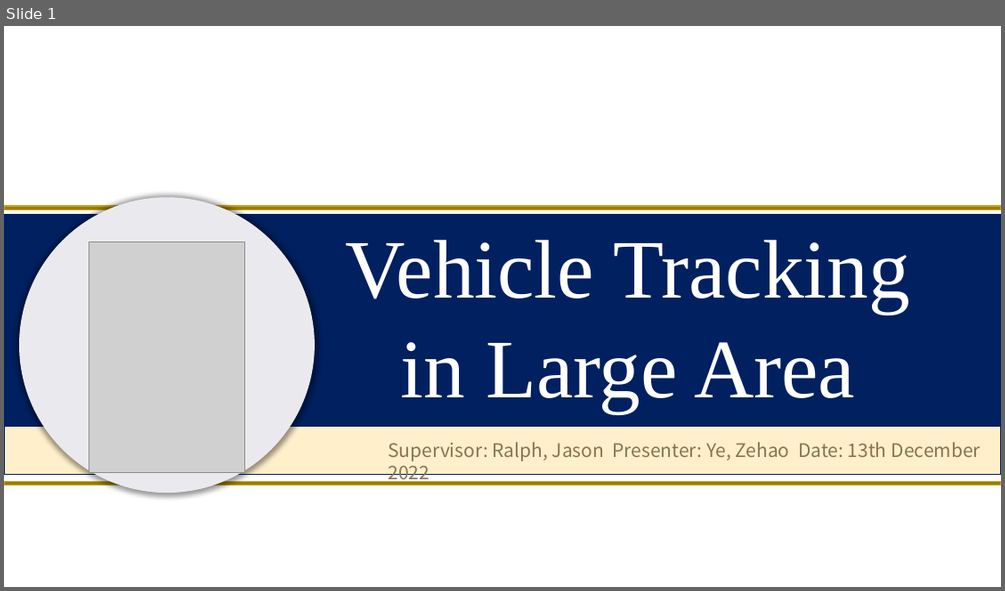
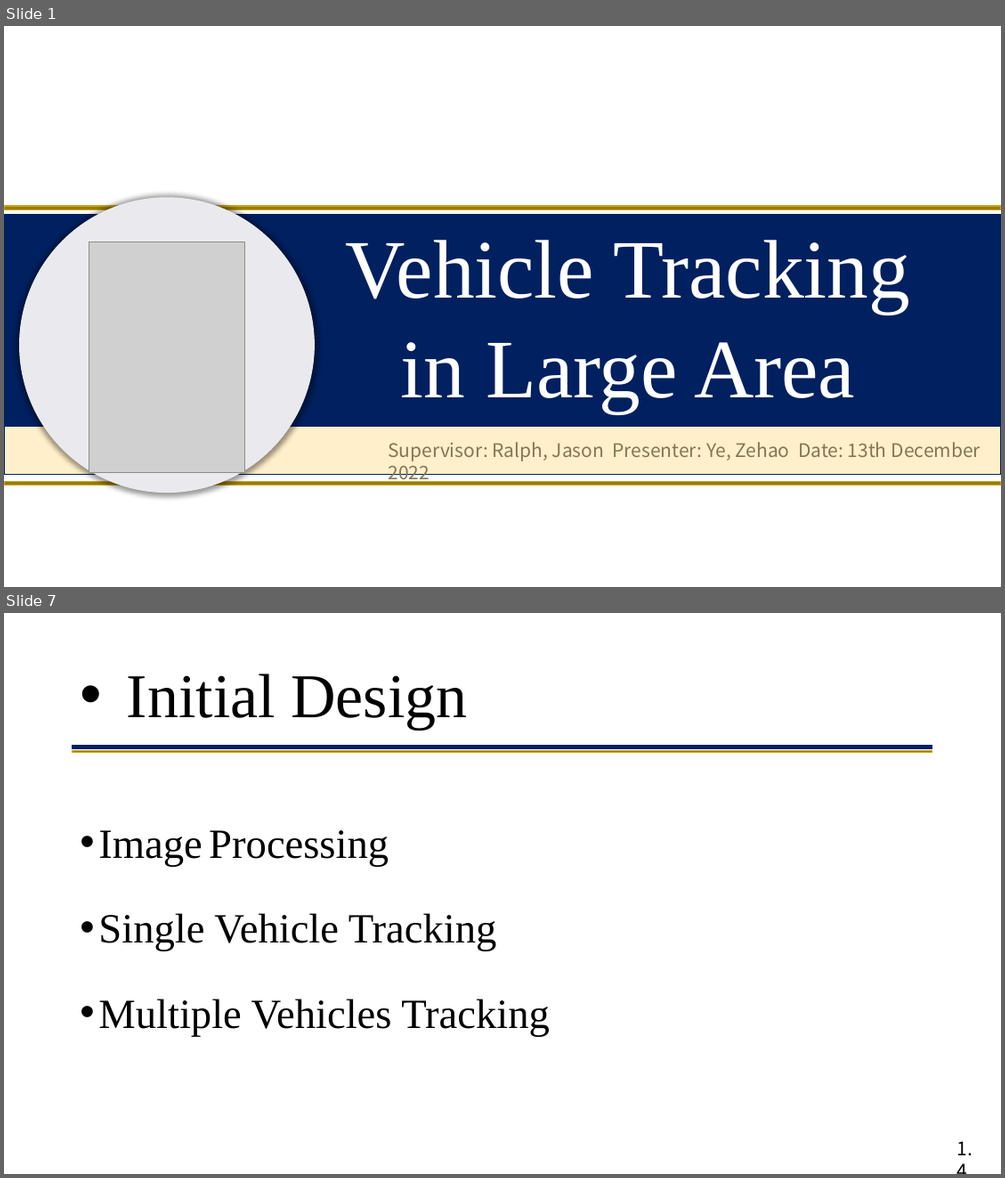
Before and after one commit to yezehao/final-year-project, a slide deck: deliverable/presentation/presentation.pptx. Shown one above the other, each under a label of ours: slide 1 before the commit, slides 1 and 7 after it; the slides between them are not shown. The pictures are 1005x591 and 1005x1178 pixels, drawn with LibreOffice and Linux fonts; fonts in the diff are those of the drawing; grey boxes stand for pictures; background and template pictures are left out. Boxes give left, top, right and bottom in pixels: in the first picture for what was removed or moved away, otherwise in the second. Text is boxed around its words. In the diff, an @@ line names an element or a change of style, - is before the commit and + after.

```diff
--- a/deliverable/presentation/presentation.pptx
+++ b/deliverable/presentation/presentation.pptx
@@ slide 7 added at bbox=[4, 613, 1001, 1174], background #FFFFFF @@
@@ title added at bbox=[127, 674, 467, 730], 60 pt, text #000000 @@
+• Initial Design
@@ rectangle added at bbox=[73, 746, 933, 748], fill #002060, outline #002060 1 pt @@
@@ rectangle added at bbox=[73, 751, 933, 752], fill #997B0F, outline #CDA715 1 pt @@
@@ text added at bbox=[98, 830, 550, 1037], 40 pt, text #000000 @@
+• Image Processing
+• Single Vehicle Tracking
+• Multiple Vehicles Tracking
@@ text added at bbox=[957, 1141, 972, 1155], 18 pt, text #000000 @@
+1.4
```
Also in this commit, not shown: 7 slides changed, 12 other slides added, 5 slides removed, 1 other file.
